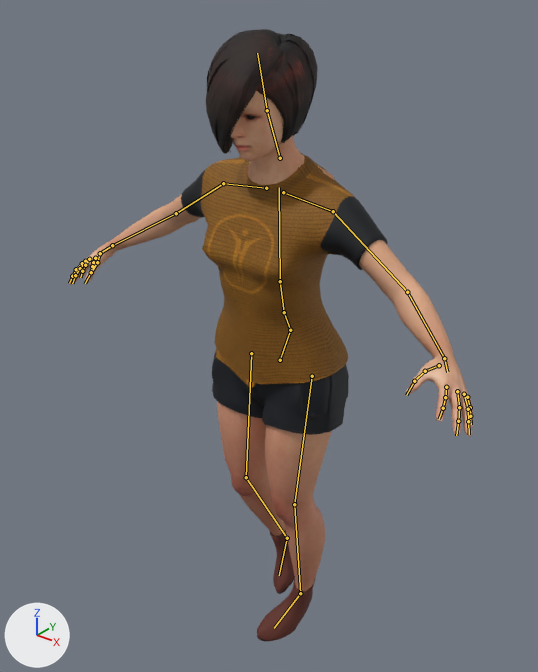
An edit to the glTF model public/models/npcs/melville-creative.glb, drawn before and after from the same camera.
Camera for both pictures: a 50 mm lens placed at (1.078, -1.419, 1.814), pointed at (-0.081, 0.03, 0.916). The axes (+X, +Y, +Z) are drawn at lower left. The lights are the same throughout. The first picture is the older version. Both versions are drawn at frame 17 of the action 'sprint'; the numbers are the values there. The bones that change, and the others that lie on the model, are drawn over the model as lines.

In view in the first picture: 'EyesMesh', 'HairShoesMesh', 'OutfitMesh', 'SkinMesh'.
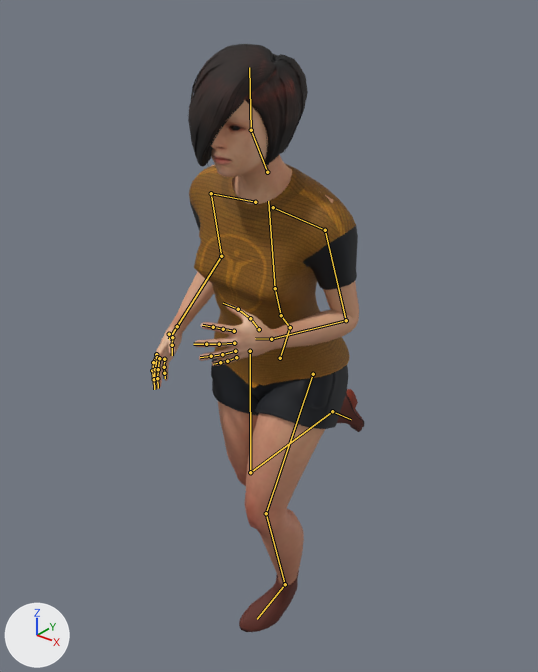
Boxes (x1, y1, x2, y2) around the edits, measured in the pictures (538 x 672 px):
'OutfitMesh', posed (18% narrower, 6% shorter): before (181, 153, 388, 435); after (189, 164, 358, 429)
'SkinMesh', posed (49% narrower): before (68, 91, 473, 591); after (151, 99, 359, 586)
'HairShoesMesh', posed (57% wider): before (206, 29, 318, 641); after (188, 44, 364, 632)
bone 'Hips', root to tip: before (280, 360) to (290, 330); after (280, 358) to (290, 327)
bone 'Spine', root to tip: before (290, 330) to (284, 312); after (290, 327) to (281, 315)
bone 'Chest', root to tip: before (284, 312) to (280, 281); after (281, 315) to (275, 288)
bone 'UpperArm_L', root to tip: before (333, 211) to (407, 292); after (325, 230) to (346, 320)
bone 'LowerArm_L', root to tip: before (407, 292) to (444, 358); after (346, 320) to (271, 339)
bone 'UpperArm_R', root to tip: before (223, 183) to (176, 213); after (211, 193) to (221, 256)
bone 'LowerArm_R', root to tip: before (176, 213) to (112, 245); after (221, 256) to (177, 326)
bone 'Head', root to tip: before (267, 110) to (257, 53); after (251, 130) to (249, 67)
bone 'UpperLeg_L', root to tip: before (312, 376) to (294, 504); after (313, 374) to (266, 513)
bone 'LowerLeg_L', root to tip: before (294, 504) to (300, 593); after (266, 513) to (285, 584)
bone 'Foot_L', root to tip: before (300, 593) to (274, 628); after (285, 584) to (257, 619)
bone 'UpperLeg_R', root to tip: before (251, 353) to (246, 477); after (250, 351) to (250, 472)
bone 'LowerLeg_R', root to tip: before (246, 477) to (287, 538); after (250, 472) to (332, 411)
bone 'Foot_R', root to tip: before (287, 538) to (279, 575); after (332, 411) to (351, 419)

What the commit changed:
Bone 'Hips' (bone_hips) moves from (0.0, -0.031, -0.02) to (0.0, -0.026, -0.017).
Bone 'Hips' (bone_hips) turns from (1, 1, 0) to (3, 4, 0) degrees about its own x, y and z.
Bone 'Spine' (bone_spine) turns from (7, -1, -1) to (19, -2, -1) degrees about its own x, y and z.
Bone 'Chest' (bone_chest) turns from (-3, 0, 0) to (-8, -1, -1) degrees about its own x, y and z.
Bone 'UpperArm_L' (bone_upperarm_l) turns from (6, -24, 14) to (-4, 13, -33) degrees about its own x, y and z.
Bone 'LowerArm_L' (bone_lowerarm_l) turns from (1, 0, 0) to (72, 3, -4) degrees about its own x, y and z.
Bone 'UpperArm_R' (bone_upperarm_r) turns from (-6, 2, -15) to (-16, -6, 31) degrees about its own x, y and z.
Bone 'LowerArm_R' (bone_lowerarm_r) turns from (-9, 0, -1) to (38, -1, 3) degrees about its own x, y and z.
Bone 'Head' (bone_head) turns from (12, 0, 1) to (-9, 0, 4) degrees about its own x, y and z.
Bone 'UpperLeg_L' (bone_upperleg_l) turns from (1, 7, 9) to (-16, 12, 15) degrees about its own x, y and z.
Bone 'LowerLeg_L' (bone_lowerleg_l) turns from (9, 0, 1) to (36, -2, 6) degrees about its own x, y and z.
Bone 'Foot_L' (bone_foot_l) turns from (-5, -16, 1) to (-12, -15, 3) degrees about its own x, y and z.
Bone 'UpperLeg_R' (bone_upperleg_r) turns from (2, -6, -6) to (4, -3, -8) degrees about its own x, y and z.
Bone 'LowerLeg_R' (bone_lowerleg_r) turns from (25, 1, -4) to (85, 9, -10) degrees about its own x, y and z.
Bone 'Foot_R' (bone_foot_r) turns from (12, 19, 6) to (26, 22, 13) degrees about its own x, y and z.
